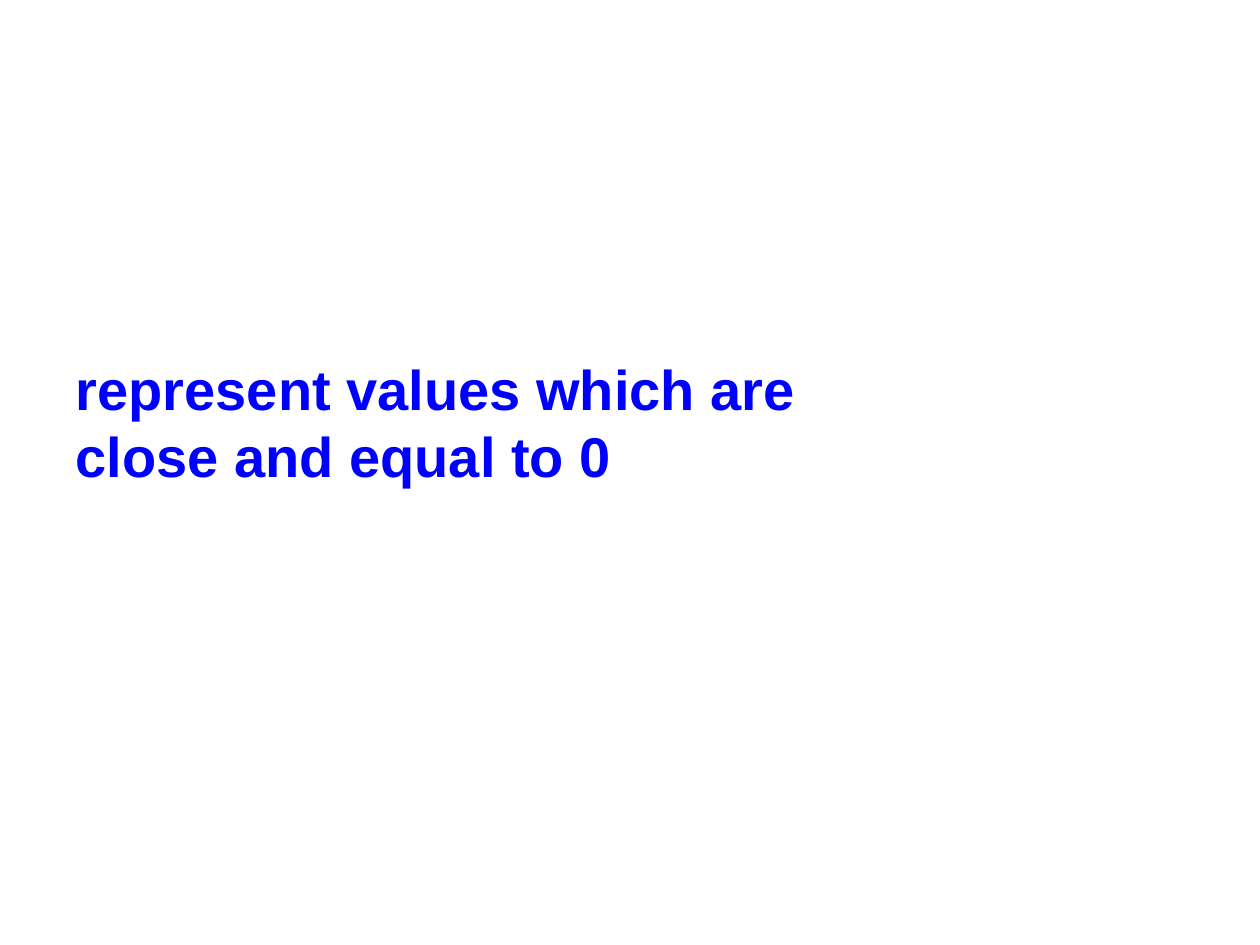
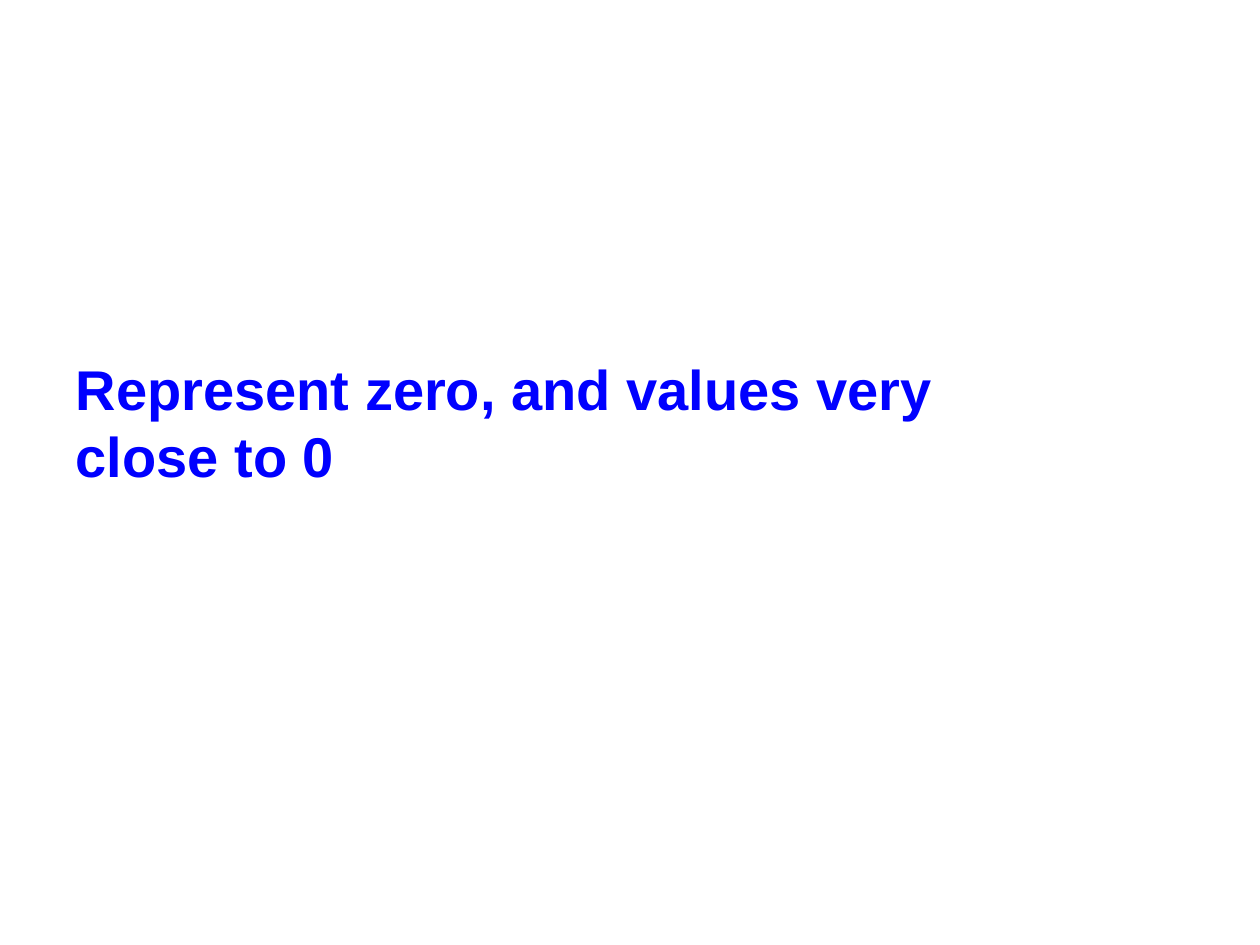
Before and after one commit to NYU-CSO/nyu-cso.github.io, a slide deck: slide 47 of notes/03-floats.pptx. Drawn at 1260x945 pixels with LibreOffice and Linux fonts; fonts in the diff are those of the drawing. Boxes give left, top, right and bottom in pixels: in the first picture for what was removed or moved away, otherwise in the second. Text is boxed around its words. In the diff, an @@ line names an element or a change of style, - is before the commit and + after.

```diff
--- a/notes/03-floats.pptx
+++ b/notes/03-floats.pptx
@@ text at [76,369,931,478]: text changed @@
-represent values which are
-close and equal to 0
+Represent zero, and values very
+close to 0
```
Also in this commit, not shown: 4 other slides changed, 3 slides added, 1 other file.
